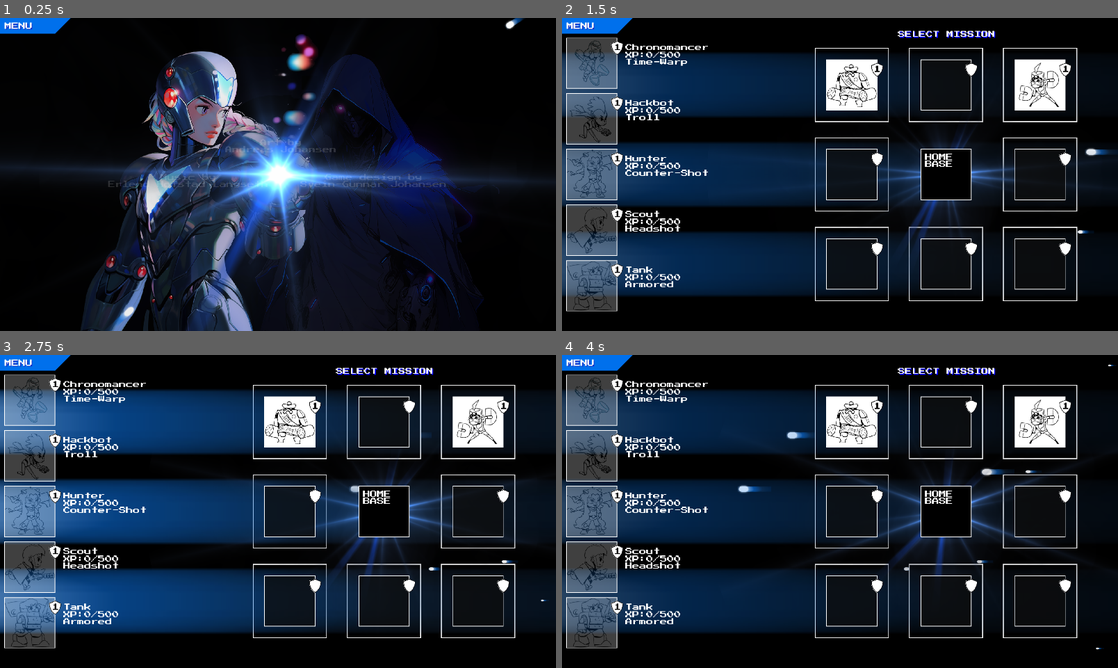
Above: before the commit, frames 1-4 (two rows, left to right).
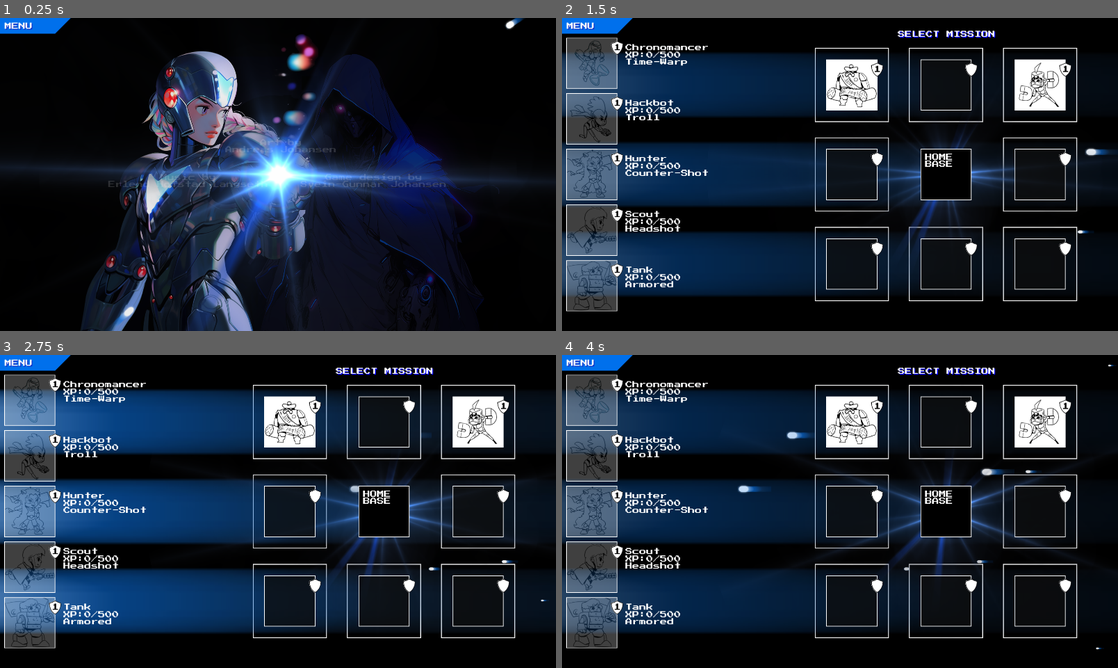
Above: after the commit, the same moments.

Repository: sveinjo/robot-rumble
Game: Godot game, scene res://features/credits/scenes/charge_megacharge1.tscn
The game is run twice, just before and just after one commit, with the same random seed, the same clock (stepped at 60 frames per second) and the same inputs. Sound files missing from this copy of the repository are replaced by a short silence.
Inputs (mouse positions are in pixels of both pictures, inside the frame that each line leads up to):
- Up to frame 1 (0.25 s): no input
- Up to frame 2 (1.5 s): tap Enter at 0.5 s; move the mouse to (962, 158) at 0.52 s; hold D 0.53-1.28 s; tap Delete at 0.6 s; click (962, 158) at 0.67 s; move the mouse to (728, 190) at 1.27 s; hold S from 1.28 s (still down); tap Q at 1.35 s
- Up to frame 3 (2.75 s): move the mouse to (333, 442) at 2.02 s; release S at 2.03 s; hold D from 2.03 s (still down); hold E from 2.03 s (still down)
- Up to frame 4 (4 s): move the mouse to (812, 574) at 2.77 s; release D at 2.78 s; release E at 2.78 s; hold W 2.78-3.53 s; tap Delete at 2.85 s; click (812, 574) at 2.92 s; move the mouse to (1006, 558) at 3.52 s; hold A from 3.53 s (still down); hold Q from 3.53 s (still down)

The runs differ from the first frame. In frame 1, 0.3% of the frame differs, in the area x 0-83%, y 1-100%; in frame 2, 1.9%; in frame 3, 1.9%; in frame 4, 2.0%, in the area x 0-99%, y 1-94%.

Commit message:
Project settings

Diff:
--- a/diagame/project.godot
+++ b/diagame/project.godot
@@ -47,7 +47,6 @@
 
 [rendering]
 
-textures/canvas_textures/default_texture_filter=0
 rendering_device/driver.windows="d3d12"
 renderer/rendering_method.mobile="forward_plus"
 environment/defaults/default_clear_color=Color(0, 0, 0, 1)
Not shown, changed: diagame/export_presets.cfg
